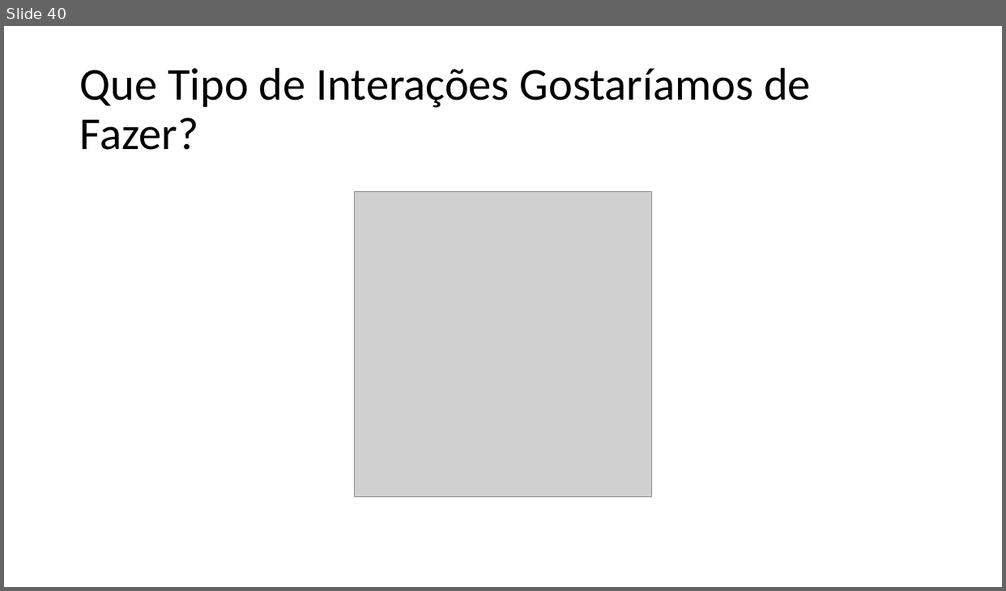
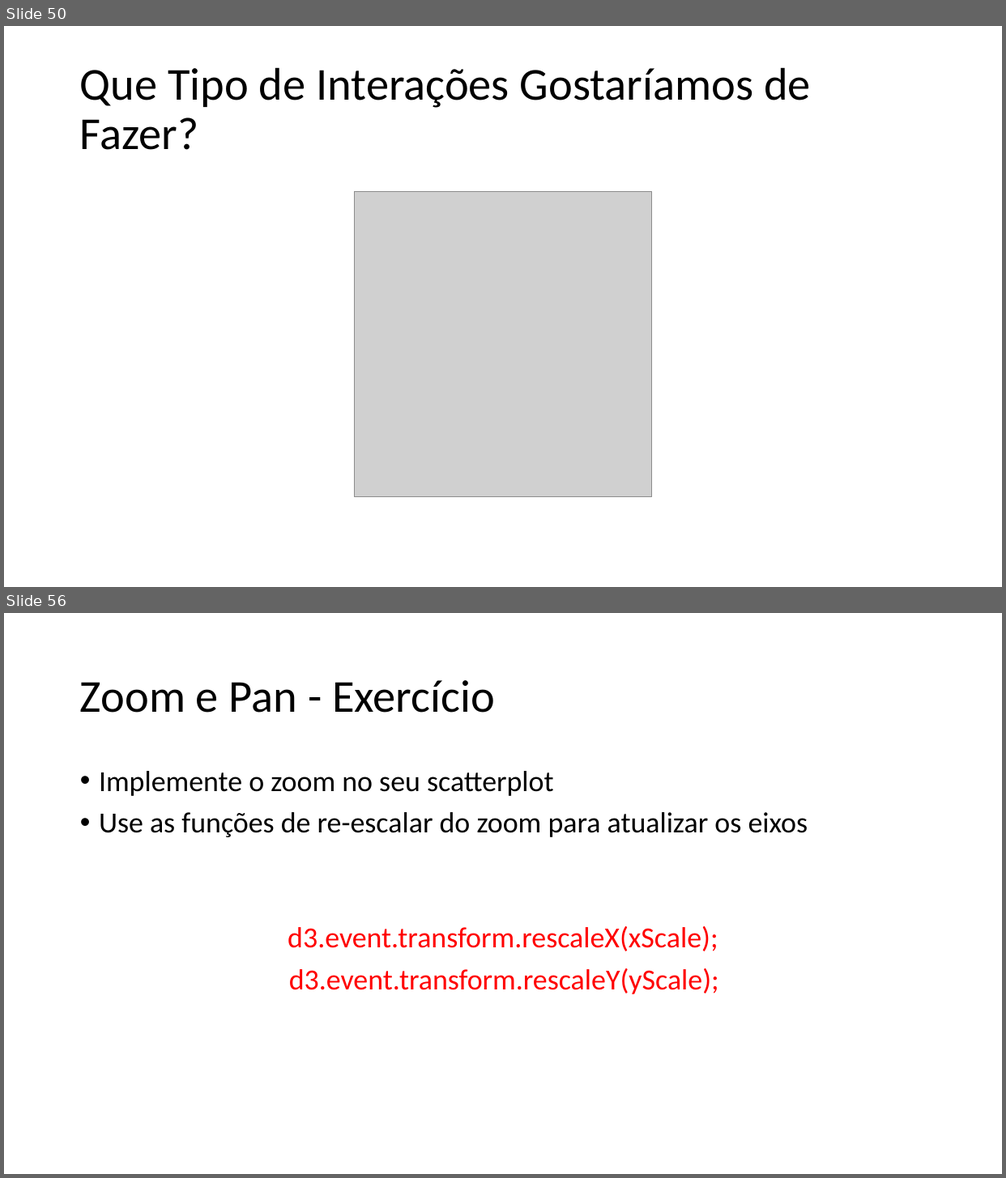
Before and after one commit to filipecmedeiros/Treinamento-d3.js, a slide deck: Aula2.pptx. Shown one above the other, each under a label of ours: slide 40 before the commit, slides 50 and 56 after it; the slides between them are not shown. The pictures are 1006x591 and 1006x1178 pixels, drawn with LibreOffice and Linux fonts; fonts in the diff are those of the drawing; grey boxes stand for pictures. Boxes give left, top, right and bottom in pixels: in the first picture for what was removed or moved away, otherwise in the second. Text is boxed around its words. In the diff, an @@ line names an element or a change of style, - is before the commit and + after.

```diff
--- a/Aula2.pptx
+++ b/Aula2.pptx
@@ slide 56 added at [4,613,1002,1174], background #FFFFFF @@
@@ title added at [80,680,495,713], 44 pt, text #000000 @@
+Zoom e Pan - Exercício
@@ text added at [99,771,808,995], 28 pt, text #000000 @@
+• Implemente o zoom no seu scatterplot
+• Use as funções de re-escalar do zoom para atualizar os eixos
+d3.event.transform.rescaleX(xScale);
+d3.event.transform.rescaleY(yScale);
@@ what was slide 40 is now slide 50 @@
```
Also in this commit, not shown: 7 slides changed, 30 other slides added, 8 slides removed, 11 other files.
